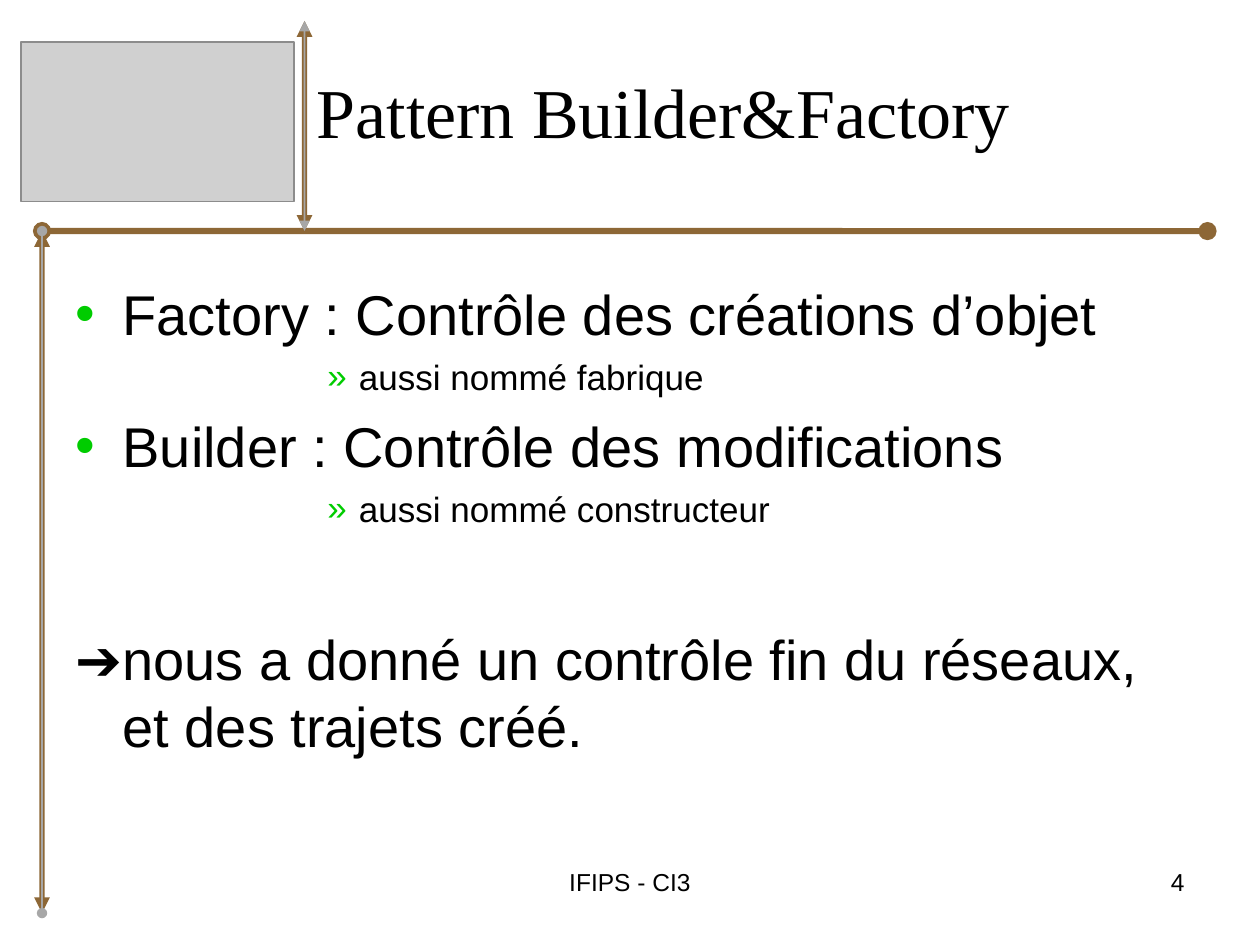
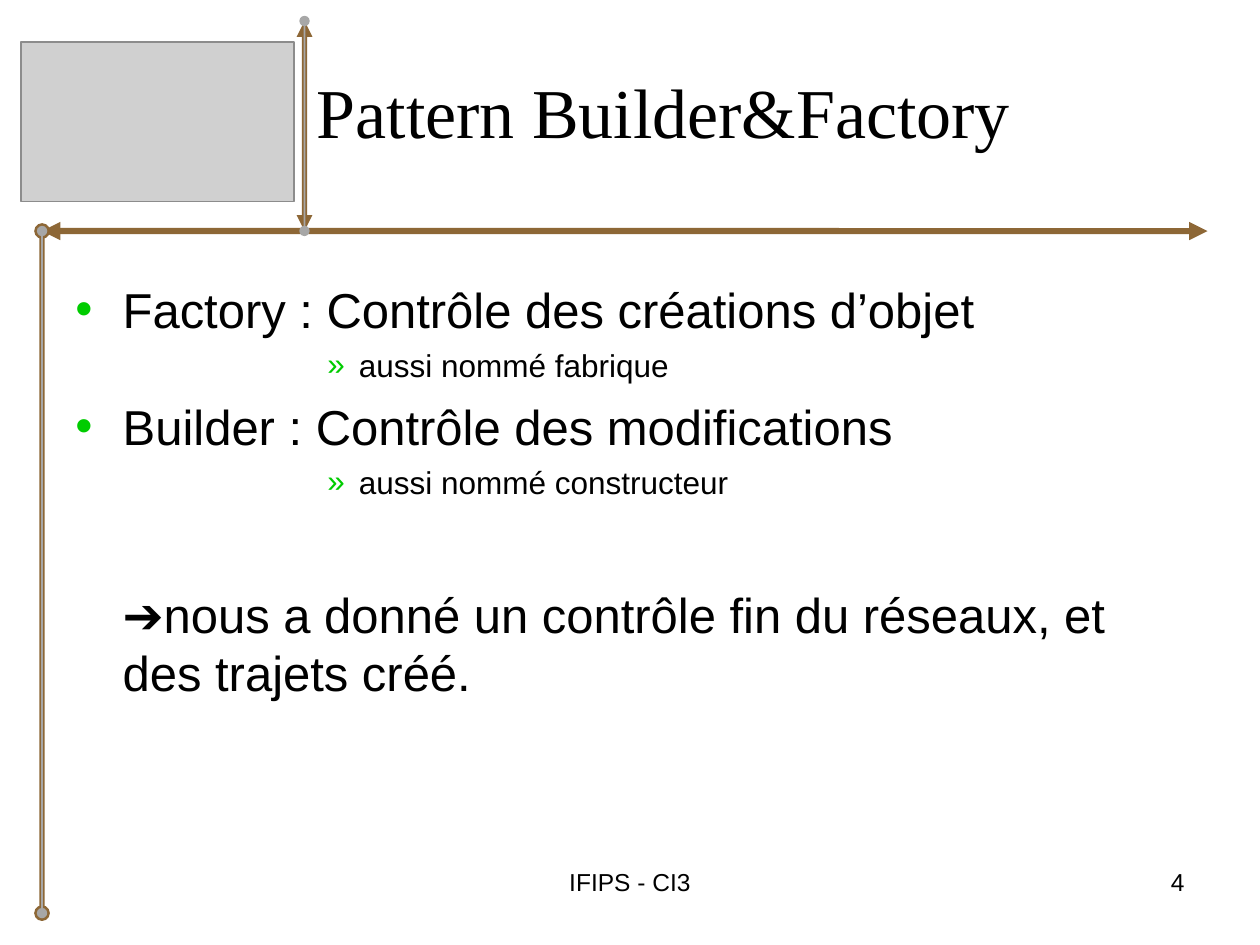
Before and after one commit to bryan-brancotte/projetgl-2008, a slide deck: slide 4 of doc/Soutenance/iGo_Soutenance_Bryan.ppt. Drawn at 1260x945 pixels with LibreOffice and Linux fonts; fonts in the diff are those of the drawing; grey boxes stand for pictures. Boxes give left, top, right and bottom in pixels: in the first picture for what was removed or moved away, otherwise in the second. Text is boxed around its words. In the diff, an @@ line names an element or a change of style, - is before the commit and + after.

```diff
--- a/doc/Soutenance/iGo_Soutenance_Bryan.ppt
+++ b/doc/Soutenance/iGo_Soutenance_Bryan.ppt
@@ double arrow (305, 231) - (305, 21): arrowheads changed @@
@@ double arrow (42, 231) - (1207, 231): arrowheads changed @@
@@ double arrow (42, 914) - (42, 231): arrowheads changed @@
@@ text "Factory : Contrôle des créations ..." at [123,292,1105,701]: size 32 to 28 pt in "Factory : Contrôle des créations d’objet", "Builder : Contrôle des modifications", "➔nous a donné un contrôle fin du ..."; size 20 to 18 pt in "aussi nommé fabrique", "aussi nommé constructeur"; less space between paragraphs @@
```
Also in this commit, not shown: 6 other slides changed.
